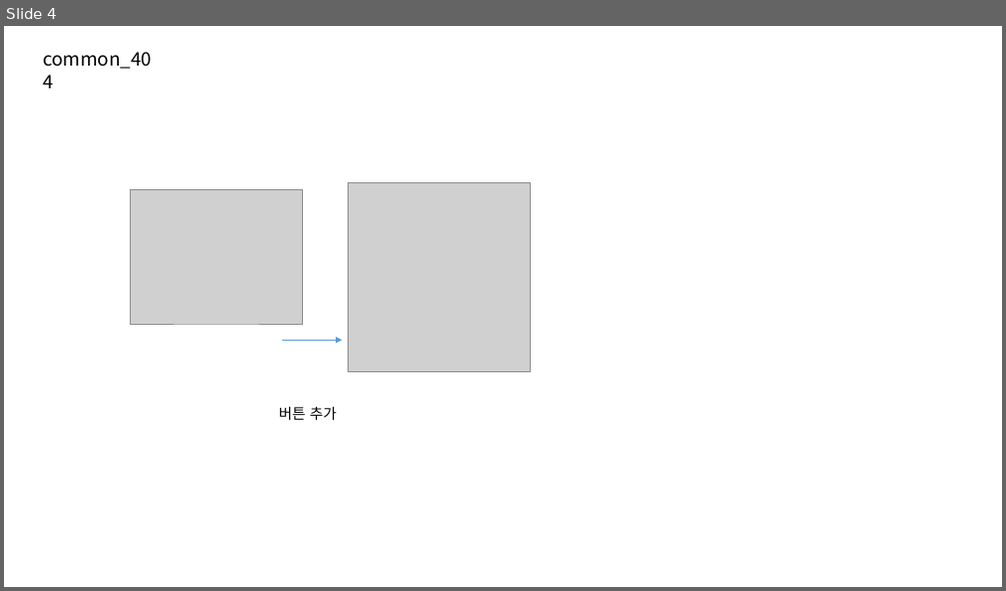
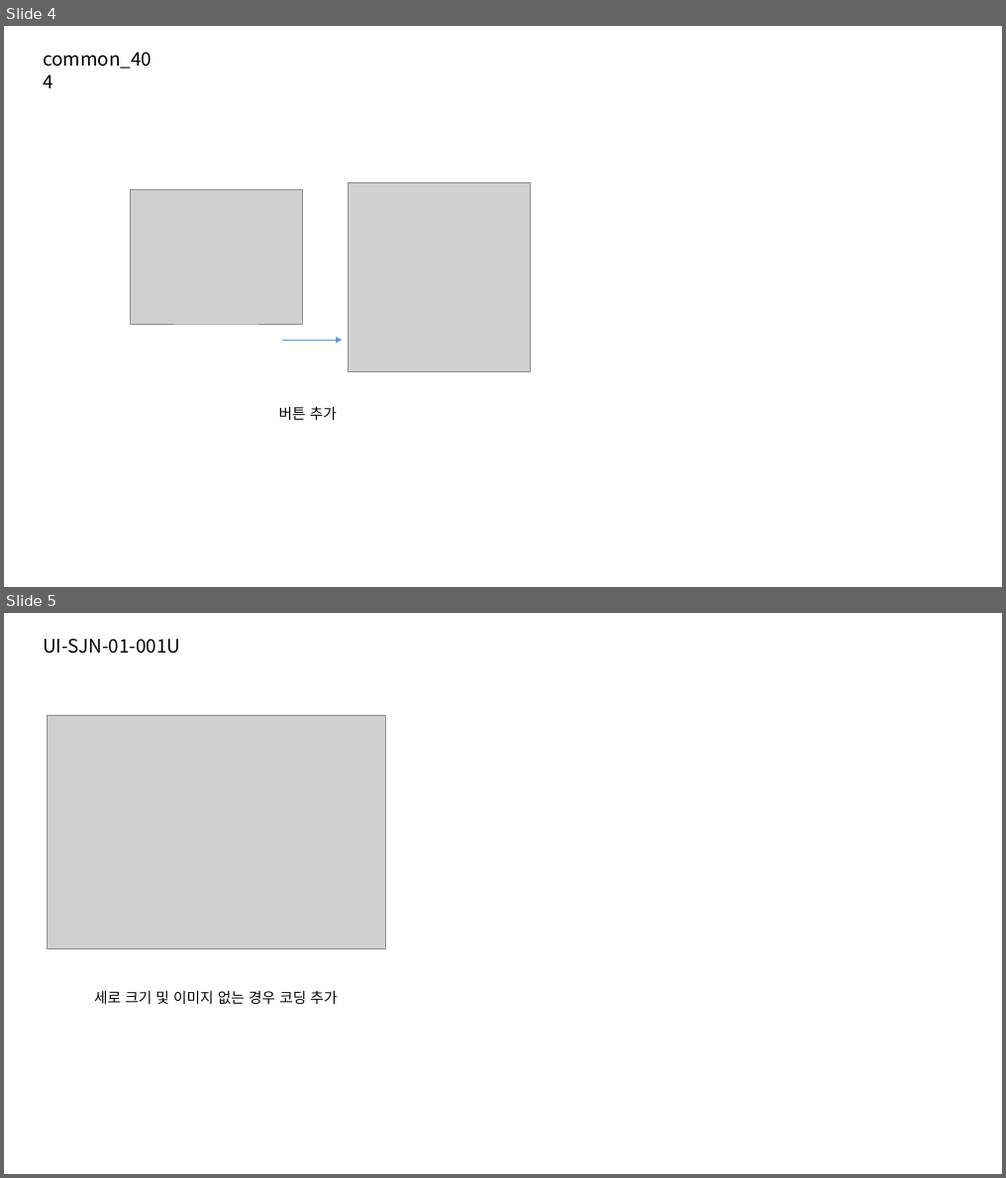
Before and after one commit to jeoungGyy/sejong, a slide deck: ppt/03-15.pptx. Shown one above the other, each under a label of ours: slide 4 before the commit, slides 4 and 5 after it. The pictures are 1006x591 and 1006x1178 pixels, drawn with LibreOffice and Linux fonts; fonts in the diff are those of the drawing; grey boxes stand for pictures. Boxes give left, top, right and bottom in pixels: in the first picture for what was removed or moved away, otherwise in the second. Text is boxed around its words. In the diff, an @@ line names an element or a change of style, - is before the commit and + after.

Commit message:
UI-SJN-01-001U - 세종소식 height 세로 크기 조정

```diff
--- a/ppt/03-15.pptx
+++ b/ppt/03-15.pptx
@@ slide 5 added at <box>4,613,1002,1174</box>, background #FFFFFF @@
@@ text added at <box>43,639,180,654</box>, 18 pt, text #000000 @@
+UI-SJN-01-001U
@@ picture added at <box>47,716,386,950</box> @@
@@ text added at <box>94,991,337,1004</box>, 14 pt, text #000000 @@
+세로 크기 및 이미지 없는 경우 코딩 추가
```
Also in this commit, not shown: 1 other file.
